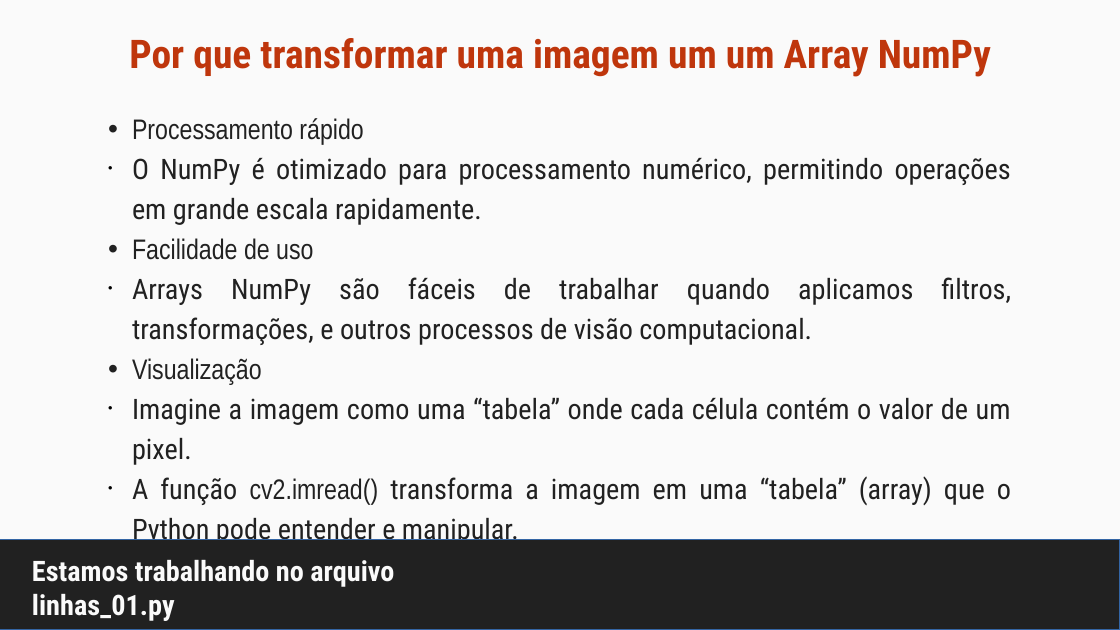
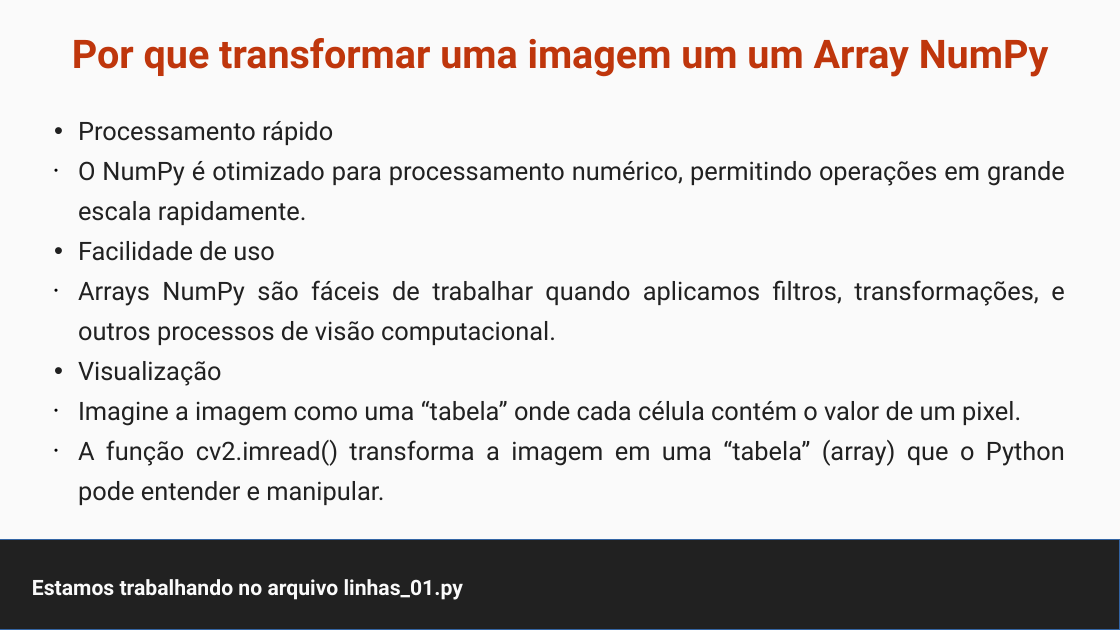
Before and after one commit to maurizioprizzi/finding_lanes, a slide deck: slide 12 of computer_vision_encounter_01.odp (slide 9 before the commit). Drawn at 1120x630 pixels with LibreOffice and Linux fonts; fonts in the diff are those of the drawing. Boxes give left, top, right and bottom in pixels: in the first picture for what was removed or moved away, otherwise in the second. Text is boxed around its words. In the diff, an @@ line names an element or a change of style, - is before the commit and + after.

```diff
--- a/computer_vision_encounter_01.odp
+++ b/computer_vision_encounter_01.odp
@@ title "Por que transformar uma imagem ..." at <box>72,38,1049,77</box>: font Roboto Condensed to Roboto @@
@@ subtitle "Processamento rápido": place and size @@
-subtitle "Processamento rápido" at <box>132,118,1011,546</box>
+subtitle "Processamento rápido" at <box>78,121,1065,505</box>
@@ subtitle "Processamento rápido" at <box>78,121,1065,505</box>: size 20 to 18 pt; font Arial Narrow to Roboto in "Processamento rápido", "Facilidade de uso", "Visualização", "cv2.imread()"; font Roboto Condensed to Roboto in "O NumPy é otimizado para processamento numérico, ...", "Arrays NumPy são fáceis de trabalhar quando ...", "Imagine a imagem como uma “tabela” onde ...", "A função transforma a imagem em uma ..." @@
@@ title "Estamos trabalhando no arquivo linhas_01.py" at <box>32,579,463,600</box>: size 20 to 15 pt, font Roboto Condensed to Roboto @@
```
Also in this commit, not shown: 31 other slides changed, 10 slides added, 11 other files.
